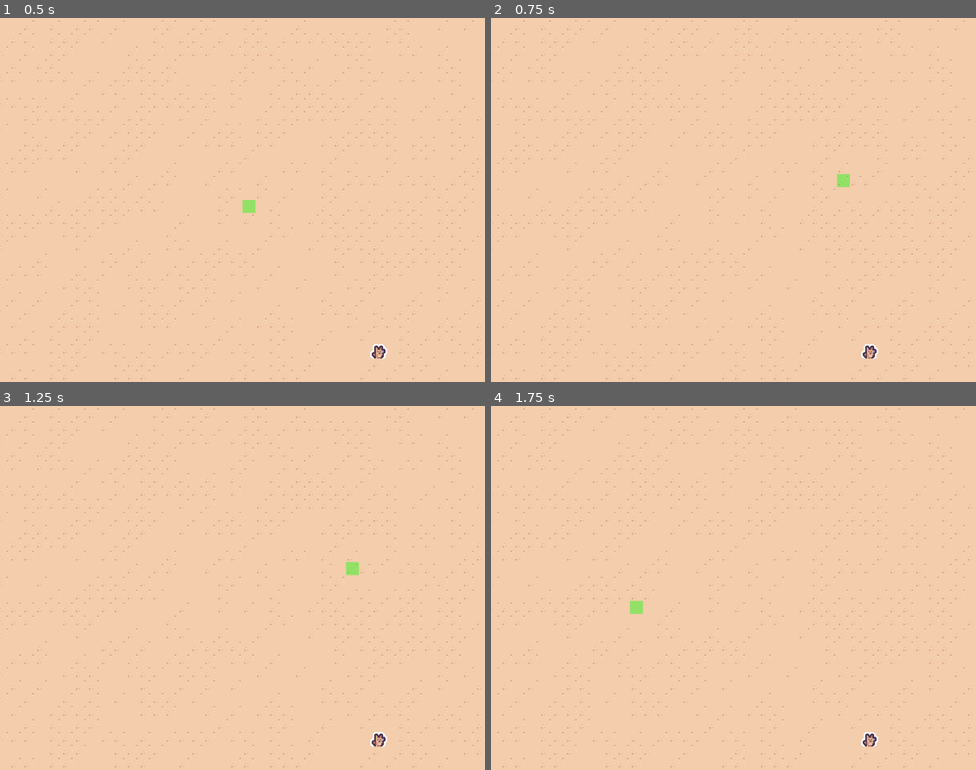
Above: before the commit, frames 1-4 (two rows, left to right).
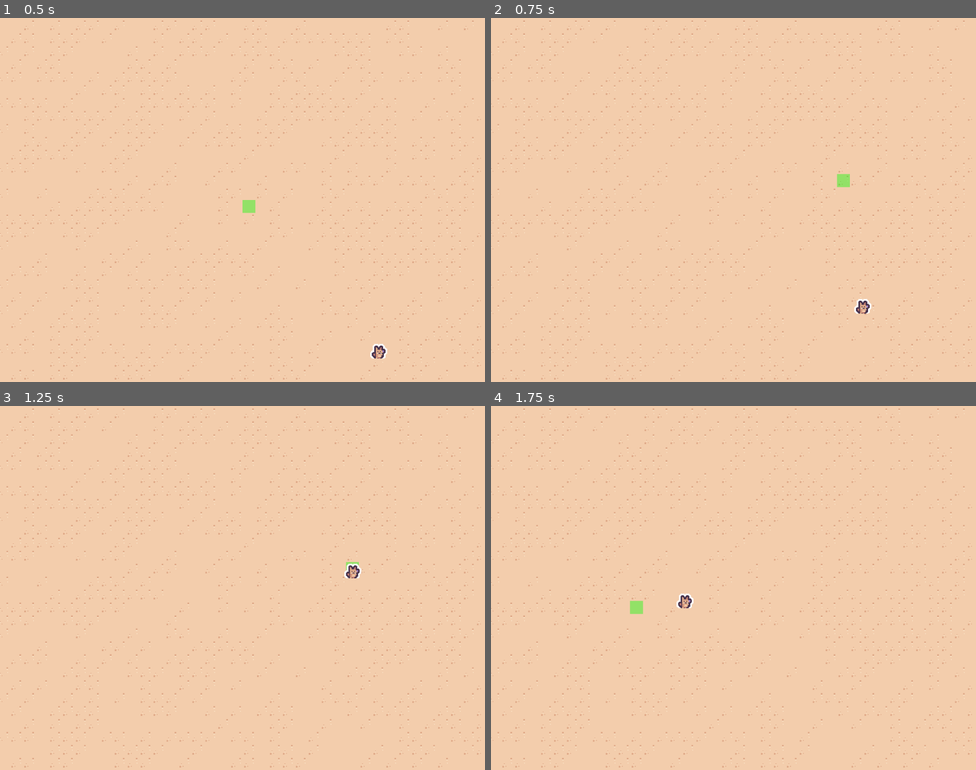
Above: after the commit, the same moments.

Repository: david8zhang/valorant-team-manager-godot
Game: Godot game, scene res://scenes/GameRound.tscn
Two runs of this game, one before a commit and one after it. Both use one fixed random seed, a clock stepped at 60 frames per second and the inputs below.
Inputs (mouse positions are in pixels of both pictures, inside the frame that each line leads up to):
- Up to frame 1 (0.5 s): no input
- Up to frame 2 (0.75 s): tap Enter at 0.5 s; move the mouse to (840, 181) at 0.52 s; click (840, 181) at 0.6 s
- Up to frame 3 (1.25 s): no input
- Up to frame 4 (1.75 s): move the mouse to (636, 606) at 1.27 s; click (636, 606) at 1.35 s

Frame 1 is identical in both runs. In frame 2, 0.2% of the frame differs, in the area x 74-80%, y 77-94%; in frame 3, 0.2%, in the area x 71-80%, y 43-94%; in frame 4, 0.2%.

Commit message:
added agent movement

Diff:
--- a/codebase/project.godot
+++ b/codebase/project.godot
@@ -21,6 +21,14 @@
 window/size/viewport_height=900
 window/dpi/allow_hidpi=false
 
+[input]
+
+mouse_left={
+"deadzone": 0.2,
+"events": [Object(InputEventMouseButton,"resource_local_to_scene":false,"resource_name":"","device":-1,"window_id":0,"alt_pressed":false,"shift_pressed":false,"ctrl_pressed":false,"meta_pressed":false,"button_mask":1,"position":Vector2(624, 39),"global_position":Vector2(643, 135),"factor":1.0,"button_index":1,"canceled":false,"pressed":true,"double_click":false,"script":null)
+]
+}
+
 [rendering]
 
 textures/canvas_textures/default_texture_filter=0
--- a/codebase/scripts/Agent.gd
+++ b/codebase/scripts/Agent.gd
@@ -1,2 +1,6 @@
 class_name Agent
 extends Node2D
+
+func move_to_position(new_pos: Vector2):
+	var tween = create_tween()
+	tween.tween_property(self, "global_position", new_pos, 0.5)
--- a/codebase/scripts/GameRound.gd
+++ b/codebase/scripts/GameRound.gd
@@ -3,10 +3,17 @@
 
 @export var agent_scene: PackedScene
 @onready var map = $Map as Map
+@onready var highlight_overlay = $HighlightOverlay as HighlightOverlay
 
-var hovered_tile_pos: Vector2
+var selected_agent: Agent
 
 func _ready():
 	var new_agent = agent_scene.instantiate() as Agent
 	add_child(new_agent)
 	map.move_node_to_pos(new_agent, 10, 11)
+	selected_agent = new_agent
+
+func _process(_delta):
+	if Input.is_action_just_pressed("mouse_left"):
+		var pos_to_move_to = map.ground_layer.map_to_local(highlight_overlay.hovered_tile_pos)
+		selected_agent.move_to_position(pos_to_move_to)
--- a/codebase/scripts/HighlightOverlay.gd
+++ b/codebase/scripts/HighlightOverlay.gd
@@ -3,7 +3,7 @@
 
 @export var map: Map
 @onready var game_round = get_node("/root/GameRound") as GameRound
-var hovered_tile_pos
+var hovered_tile_pos: Vector2
 
 func _process(_delta: float) -> void:
 	if map != null and game_round != null:
